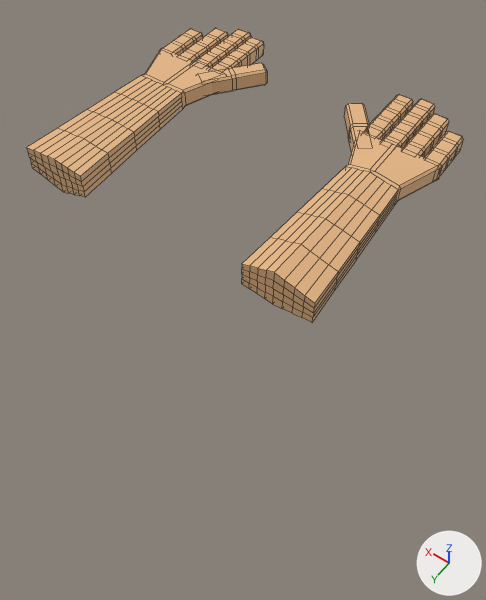
The Blender file Models/Hands.blend as it was, and as the next commit left it.
The view is the same before and after, from a 50 mm camera at (-10.1, 27.6, 24.6) aimed at (2.3, 10.1, -2.8). The axes (+X, +Y, +Z) are drawn at lower right. The lights are the same throughout. Mesh edges are drawn as thin lines.

The first picture shows 'Куб', 'Куб.001'.
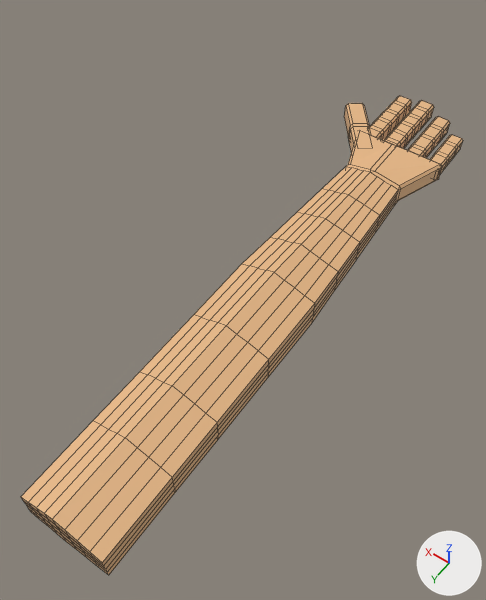
Pixel boxes (x1, y1, x2, y2) of what changed, in the pictures (486 x 600 px; the box of a moved part takes in the faces that stretch with it):
'Куб', reshaped, moved (99% wider, 110% taller)
    before: (242, 94, 464, 322)
    after: (21, 96, 463, 575)
'Куб.001', deleted (beige)
    before: (26, 28, 267, 197)
part 1 of me_куб, moved or reshaped
    before: (425, 131, 464, 181)
    after: (430, 135, 463, 179)
part 2 of me_куб, moved or reshaped
    before: (403, 114, 449, 157)
    after: (408, 117, 450, 158)
part 3 of me_куб, added (beige)
    after: (384, 100, 434, 148)
part 4 of me_куб, rebuilt (110% wider, 131% taller)
    before: (242, 130, 442, 322)
    after: (21, 130, 442, 575)
part 5 of me_куб, cut back
    before: (366, 94, 435, 148)
    after: (369, 96, 412, 140)

What changed in the scene script:
```text
Change me_куб:
    used by ob_куб; location = (0.0, 0.0, 0.0)
    remove me_куб.from_pydata(...)  # 533 vertices, 537 faces; spans x -2.6..4.4, y -6.2..10.6, z -1.0..1.3
    add me_куб.from_pydata(...)  # 629 vertices, 633 faces; spans x -2.9..4.1, y -9.3..21.4, z -1.0..1.3
    me_куб part 1: the loose piece of 56 vertices spanning x -2.6..-1.5, y -4.4..-1.1, z -0.5..0.5 is scaled about its middle by (0.742, 1, 0.742), then moved by (-0.4, -3.1, 0.0)
    me_куб part 2: the loose piece of 72 vertices spanning x -1.2..-0.1, y -5.4..-1.0, z -0.5..0.5 is moved by (-0.4, -3.1, 0.0)
    me_куб part 3: the loose piece of 104 vertices spanning x 0.0..1.1, y -6.2..-0.9, z -0.5..0.5 is copied, and the copy is moved by (-0.3, -3.1, 0.0); it spans x -0.2..0.8, y -9.3..-4.0, z -0.5..0.5
    me_куб part 4: the loose piece of 173 vertices spanning x -2.6..2.6, y -1.6..10.6, z -1.0..1.3 is rebuilt with 269 vertices and now spans x -2.9..2.4, y -4.7..21.4, z -1.0..1.3
    me_куб part 5
    190 vertices are removed from x 0.0..2.4, y -6.2..-0.9, z -0.5..0.5
    196 faces are deleted
    52 vertices are added at x 1.1..2.0, y -9.0..-4.2, z -0.5..0.4
    24 new vertices lie (0.7, 0.0, 0.0) away from vertices in x 1.2, y -9.0..-4.2, z -0.5..0.4
    10 new vertices lie (0.0, 0.0, 0.7) away from vertices in x 2.0, y -8.9..-4.4, z -0.4
    90 new faces join them
Change ob_куб:
    ob_куб.location: (0.0, 0.0, 0.0) -> (0.26, 3.1, 0.02)
Remove ob_куб_001:
    ob_куб_001 = bpy.data.objects.new('Куб.001', me_куб_001)
    ob_куб_001.location = (0.0, 0.0, 0.0)
```
